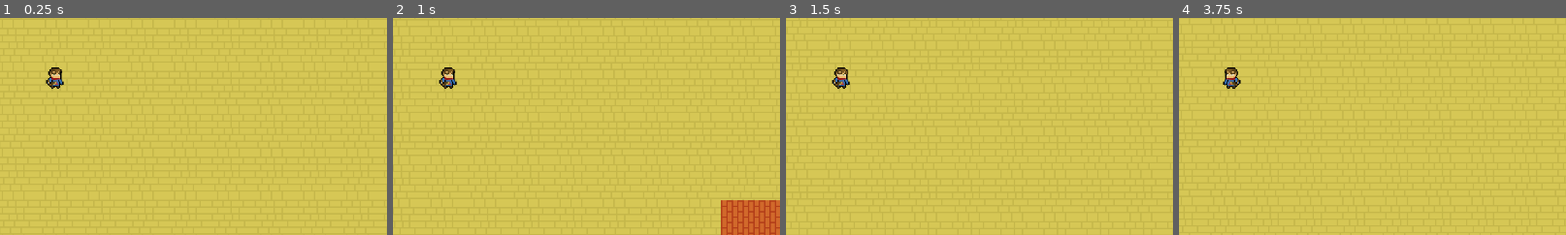
Above: before the commit, frames 1-4 (left to right).
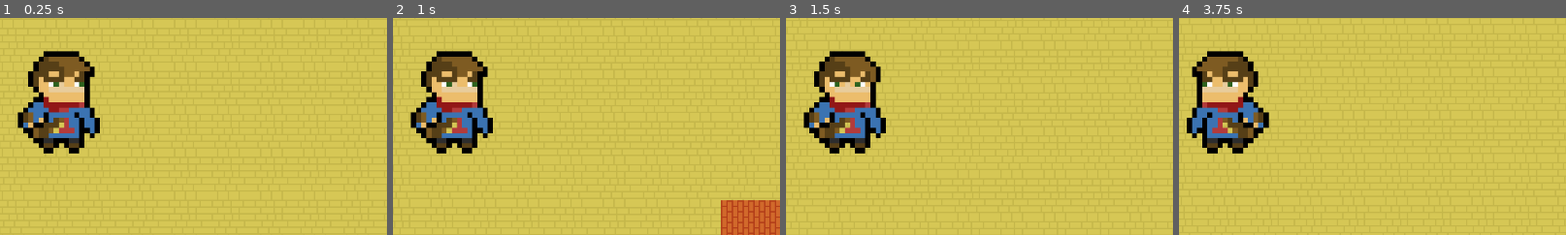
Above: after the commit, the same moments.

Repository: yehorscode/sacrifice
Game: Godot game, scene res://Scenes/stage_3.tscn
Two runs of this game, one before a commit and one after it. Both use one fixed random seed, a clock stepped at 60 frames per second and the inputs below. This scene is started directly instead of the project's main scene.
Inputs:
- Up to frame 1 (0.25 s): no input
- Up to frame 2 (1 s): tap Enter at 0.5 s; hold D (D_Right) from 0.53 s (still down); hold W (W_Foward) from 0.53 s (still down)
- Up to frame 3 (1.5 s): release D (D_Right) at 1.28 s; release W (W_Foward) at 1.28 s; hold S (S_Backwards) from 1.28 s (still down); tap W (W_Foward) at 1.35 s
- Up to frame 4 (3.75 s): release S (S_Backwards) at 2.03 s; hold W (W_Foward) 2.03-2.78 s; hold D (D_Right) 2.03-3.53 s; tap W (W_Foward) at 2.85 s; hold A (A_Left) from 3.53 s (still down); hold W (W_Foward) from 3.53 s (still down)
The pictures show only the part of the screen within x 43-93%, y 38-88%; the shares and areas given below are measured in that part.

The runs differ from the first frame. In frame 1, 6.7% of the frame differs, in the area x 4-26%, y 15-63%; in frame 2, 6.7%; in frame 3, 6.7%; in frame 4, 6.7%.

Commit message:
finished

Diff:
--- a/Scenes/stage_3.tscn
+++ b/Scenes/stage_3.tscn
@@ -102,7 +102,7 @@
 [node name="Sprite2D" type="Sprite2D" parent="Player"]
 texture_filter = 1
 position = Vector2(0.7107147, 0.7107147)
-scale = Vector2(0.8, 0.8)
+scale = Vector2(3.799, 3.799)
 texture = ExtResource("2_e68fo")
 
 [node name="Camera2D" type="Camera2D" parent="Player"]
Not shown: 2 places in Scenes/stage_0.tscn that only renumber resources
Not shown: 1 places in Scenes/stage_3.tscn that only renumber resources
